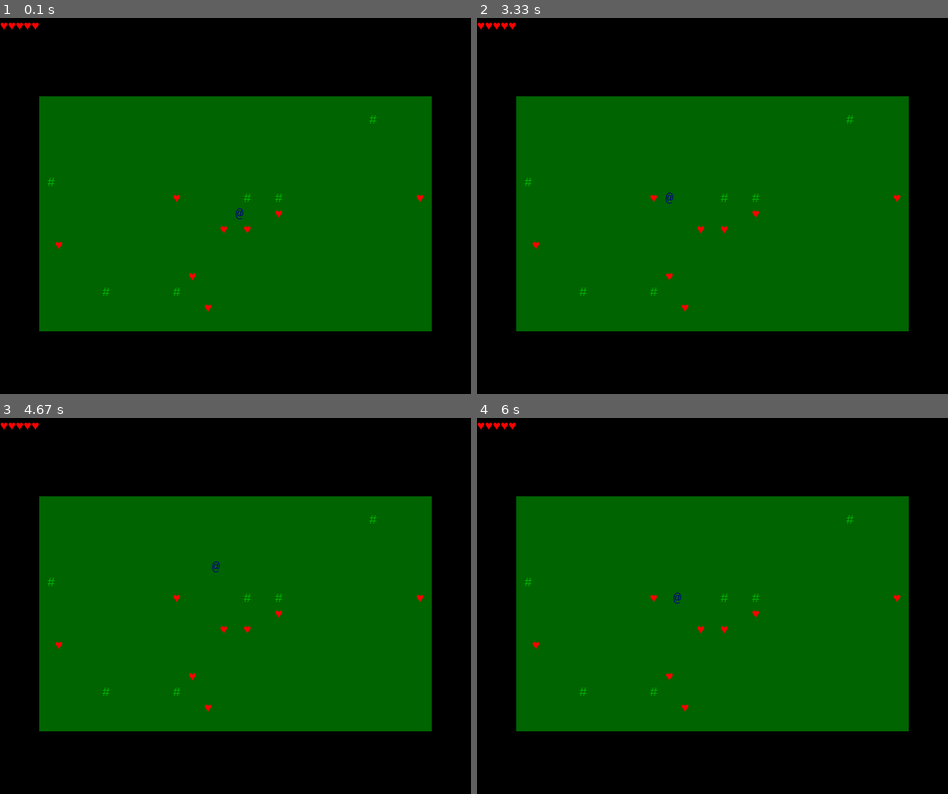
Above: before the commit, frames 1-4 (two rows, left to right).
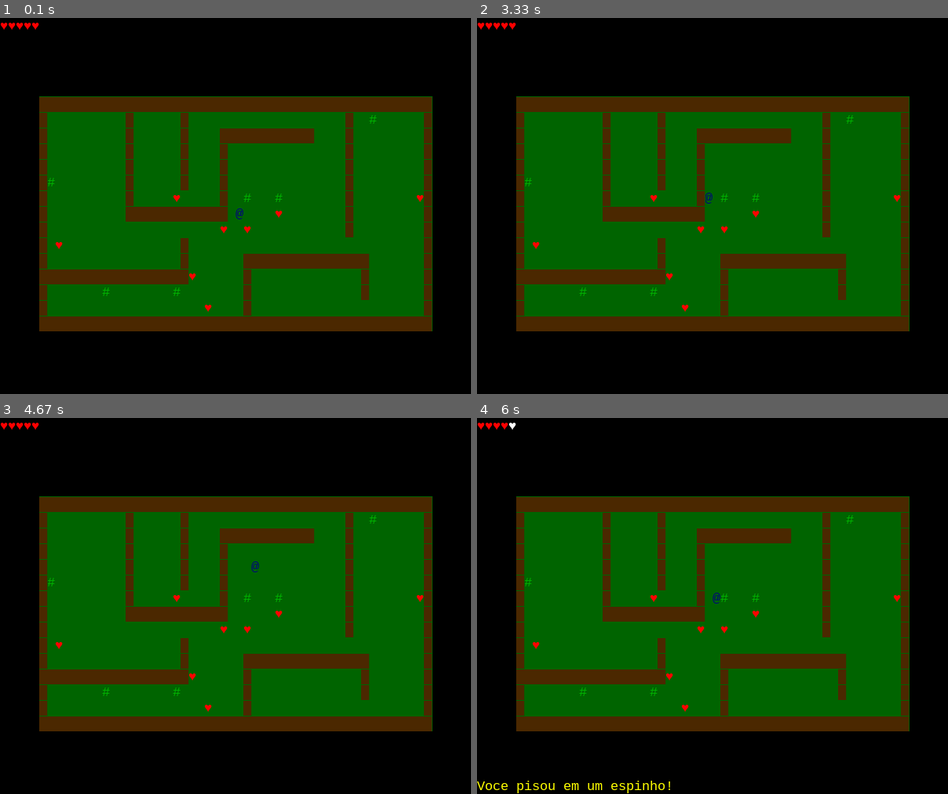
Above: after the commit, the same moments.

Repository: FelipeKenjiSu/FelipeKenjiSu-projeto1_dev_life_Felipe
Game: pygame game, started from codigo/jogo.py
Two runs of this game, one before a commit and one after it. Both use one fixed random seed, a clock stepped at 60 frames per second and the inputs below.
Inputs:
- Up to frame 1 (0.1 s): no input
- Up to frame 2 (3.33 s): hold Left 0.33-0.87 s; tap I at 0.9, 1.93 s; hold Left 2.5-3.15 s; hold Up from 3.18 s (still down)
- Up to frame 3 (4.67 s): release Up at 3.88 s; hold Right 3.92-4.55 s; hold Down from 4.58 s (still down)
- Up to frame 4 (6 s): release Down at 5.15 s; hold Left 5.18-5.78 s; hold Right from 5.82 s (still down)

The runs differ from the first frame. In frame 1, 14% of the frame differs, in the area x 8-92%, y 20-84%; in frame 2, 14%; in frame 3, 14%; in frame 4, 15%, in the area x 0-92%, y 1-100%.

Commit message:
Conclui a etapa 1 e 2 do proficiente que seria adicionar paredes ao jogo, e tambem adicionei as colisoes para o jogador nao atravessar a parede!

Diff:
--- a/codigo/inicializacao.py
+++ b/codigo/inicializacao.py
@@ -54,6 +54,29 @@
 def inicializa_estado():
     # Cria lista de listas, cada uma com 50 espaços em branco
     # Você pode mudar esta lista, inclusive seu tamanho, à vontade
+    estrutura = [
+    "##################################################",
+    "#          #      #                    #         #",
+    "#          #      #    ############    #         #",
+    "#          #      #    #               #         #",
+    "#          #      #    #               #         #",
+    "#          #      #    #               #         #",
+    "#          #           #               #         #",
+    "#          #############               #         #",
+    "#                                      #         #",
+    "#                 #                              #",
+    "#                 #       ################       #",
+    "###################       #              #       #",
+    "#                         #              #       #",
+    "#                         #                      #",
+    "##################################################"
+    ]
+    parede = []
+    for y in range(len(estrutura)):
+        for x in range(len(estrutura[y])):
+            if estrutura[y][x] == "#":
+                parede.append([x, y])
+
     mapa = [
         [' '] * 50,
         [' '] * 50,
@@ -83,6 +106,14 @@
     objetos = []
     objetos += gera_objetos(8, CORACAO, VERMELHO, largura_mapa, altura_mapa, posicoes_ocupadas)
     objetos += gera_objetos(6, ESPINHO, VERDE_CLARO, largura_mapa, altura_mapa, posicoes_ocupadas)
+    for ordenado in parede:
+                if ordenado == pos_jogador:
+                     continue
+                objetos.append({
+                            'tipo': '█',
+                            'posicao': ordenado,
+                            'cor': MARROM_MAIS_ESCURO,
+                        })
 
     return {
         'tela_atual': TELA_JOGO,
--- a/codigo/tela_jogo.py
+++ b/codigo/tela_jogo.py
@@ -9,7 +9,7 @@
     # Utilize o dicionário estado para saber onde o jogador e os outros objetos estão.
     # Por exemplo, para saber a posição do jogador, use estado['pos_jogador']
     # O mapa esta armazenado em estado['mapa'].
-    motor.preenche_fundo(janela, PRETO)
+    motor.preenche_fundo(janela,PRETO)
     mapa = estado['mapa']
     inicial_y = altura_tela//2 - len(mapa)//2
     inicial_x = largura_tela//2 - len(mapa[0])//2
@@ -46,11 +46,8 @@
     # Por exemplo, se o jogador apertar a seta para a esquerda (o valor da variável será "ESQUERDA"),
     # o seu código deve atualizar o dicionário estado['pos_jogador'][0] -= 1
 
-    # Mude o valor da chave 'tela_atual' para mudar de tela
-
-    # Começamos apagando a mensagem anterior, pois ela já foi mostrada no frame anterior
-    estado['mensagem'] = ''
-
+    anterior = estado['pos_jogador']
+    cords = [anterior[0],anterior[1]]
     if tecla == 'ESQUERDA' and estado['pos_jogador'][0]>0 :
         estado['pos_jogador'][0] -=1
     if tecla == 'DIREITA' and estado['pos_jogador'][0]<49:
@@ -59,19 +56,24 @@
         estado['pos_jogador'][1] -=1
     if tecla == 'BAIXO' and estado['pos_jogador'][1]<14:
         estado['pos_jogador'][1] +=1
-    for objeto in estado['objetos']:
-            if estado['pos_jogador'] == objeto['posicao'] and objeto['tipo'] == CORACAO:
+    objetos = estado['objetos']
+    for objeto in objetos:
+        if estado['pos_jogador'] == objeto['posicao'] and objeto['tipo'] == CORACAO:
                 estado['mensagem'] = 'Você pegou um coração!'
                 objeto['tipo'] = ''
                 if estado['vidas']<5:
                     estado['vidas'] +=1
-            if estado['pos_jogador'] == objeto['posicao'] and objeto['tipo'] == ESPINHO:
-                estado['mensagem']= 'Voce pisou em um espinho!'
-                if estado['vidas']>1:
-                    estado['vidas'] -=1
-                else:
-                    estado['tela_atual'] = SAIR
-                    print('Você perdeu o jogo!')
+        if estado['pos_jogador'] == objeto['posicao'] and objeto['tipo'] == ESPINHO:
+            estado['mensagem']= 'Voce pisou em um espinho!'
+            if estado['vidas']>1:
+                estado['vidas'] -=1
+            else:
+                estado['tela_atual'] = SAIR
+                print('Você perdeu o jogo!')
+        if estado['pos_jogador'] == objeto['posicao'] and objeto['tipo'] == '█':
+            estado['pos_jogador'] = cords
+
+
 
 
     # Escreva seu código para atualizar o dicionário "estado" com base na tecla apertada pelo jogador aqui
